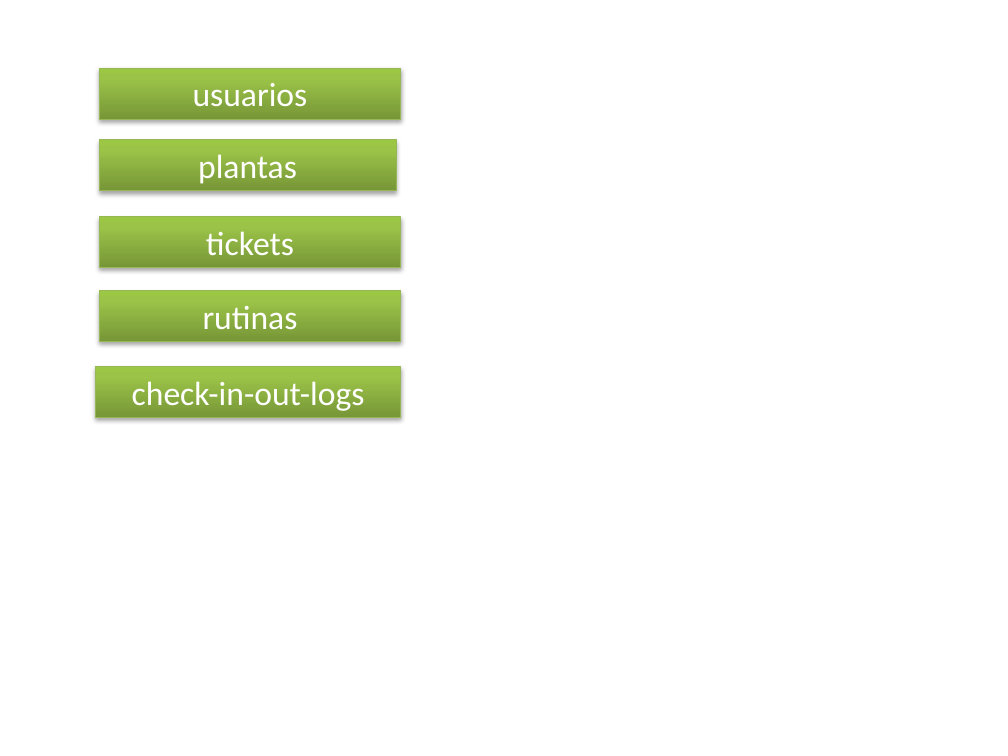
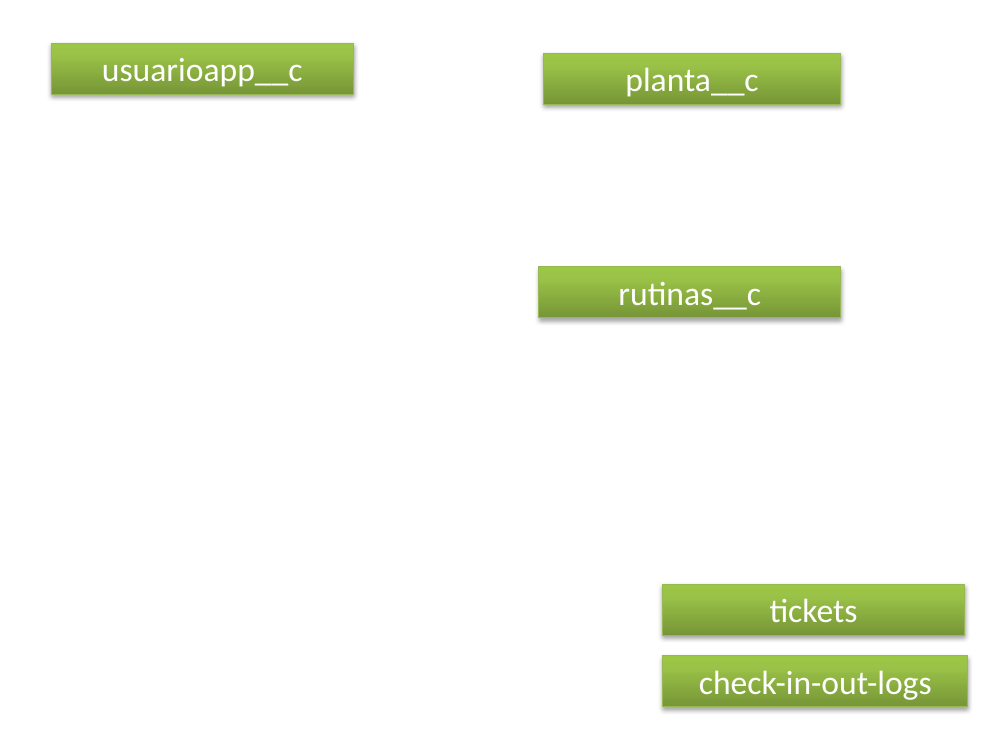
Before and after one commit to hecuervo/rotoplasoperarios, a slide deck: slide 1 of docs/diagrama.pptx. Drawn at 1008x756 pixels with LibreOffice and Linux fonts; fonts in the diff are those of the drawing. Boxes give left, top, right and bottom in pixels: in the first picture for what was removed or moved away, otherwise in the second. Text is boxed around its words. In the diff, an @@ line names an element or a change of style, - is before the commit and + after.

Commit message:
usuarios, tickets, rutinas, instancia a la base de datos, login, limpieza de código
usuarios, tickets, rutinas, instancia a la base de datos, login, limpieza de código

```diff
--- a/docs/diagrama.pptx
+++ b/docs/diagrama.pptx
@@ rectangle "usuarioapp__c": place and size @@
-rectangle "usuarioapp__c" at <box>99,69,400,119</box>
+rectangle "usuarioapp__c" at <box>51,43,353,94</box>
@@ text in rectangle at <box>102,58,303,87</box>: text changed @@
-usuarios
+usuarioapp__c
@@ rectangle added at <box>543,53,841,104</box>, fill gradient #779737 to #9BC348 to #9DC746, outline #98B955 0.75 pt, 24 pt, text #FFFFFF @@
+planta__c
@@ rectangle removed at <box>99,140,396,191</box> @@
-plantas
@@ rectangle "rutinas__c": place and size @@
-rectangle "rutinas__c" at <box>99,290,400,341</box>
+rectangle "rutinas__c" at <box>539,267,841,318</box>
@@ text in rectangle at <box>618,282,761,310</box>: text changed @@
-rutinas
+rutinas__c
@@ rectangle "tickets": place and size @@
-rectangle "tickets" at <box>99,217,400,267</box>
+rectangle "tickets" at <box>662,585,964,635</box>
@@ rectangle "check-in-out-logs": place and size @@
-rectangle "check-in-out-logs" at <box>96,367,401,417</box>
+rectangle "check-in-out-logs" at <box>662,656,968,707</box>
```
Also in this commit, not shown: 10 other files.
